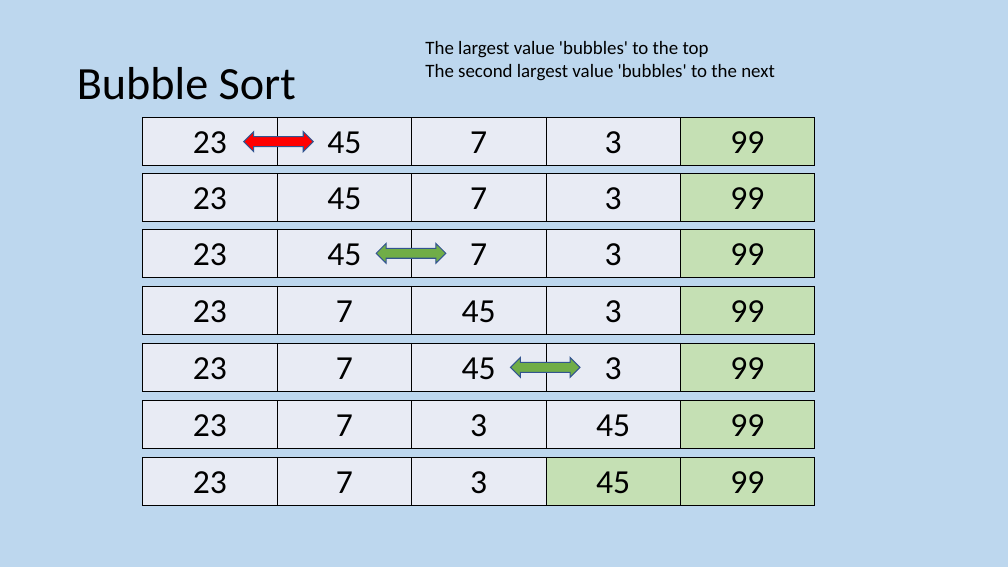
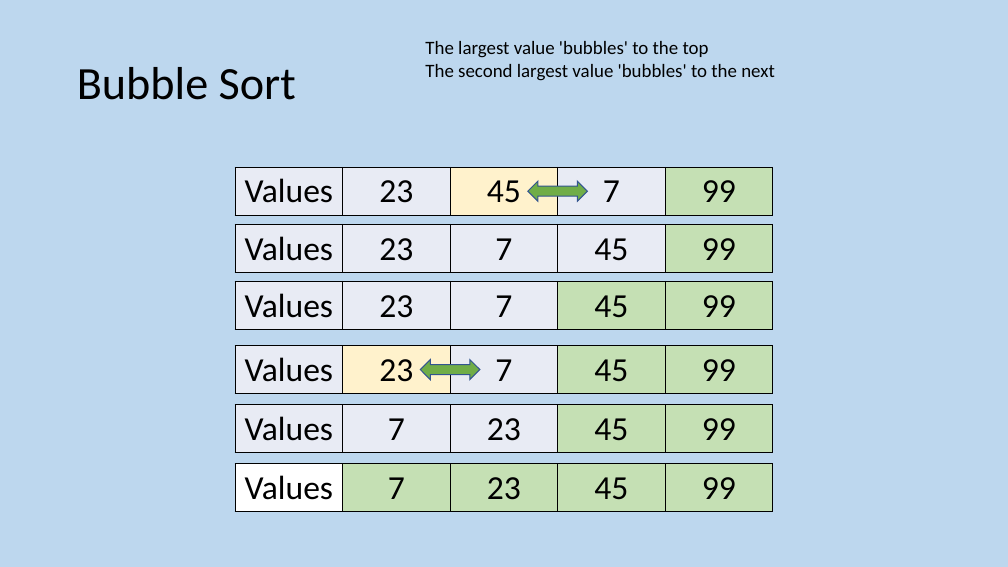
Before and after one commit to MrFriendCS/MrFriendCS.github.io, a slide deck: slide 32 of ah-cs/sdd/AH CS SDD Slides.pptx. Drawn at 1008x567 pixels with LibreOffice and Linux fonts; fonts in the diff are those of the drawing. Boxes give left, top, right and bottom in pixels: in the first picture for what was removed or moved away, otherwise in the second. Text is boxed around its words. In the diff, an @@ line names an element or a change of style, - is before the commit and + after.

```diff
--- a/ah-cs/sdd/AH CS SDD Slides.pptx
+++ b/ah-cs/sdd/AH CS SDD Slides.pptx
@@ left right arrow removed at (x1=243, y1=132, x2=313, y2=151) @@
@@ table at (x1=235, y1=167, x2=772, y2=215) @@
-row 1: 23 | 45 | 7 | 3 | 99
+row 1: Values | 23 | 45 | 7 | 99
@@ fill #E9EBF5 to #FFF2CC in row 1, column 3 @@
@@ table resized from (x1=143, y1=174, x2=816, y2=222) to (x1=235, y1=167, x2=772, y2=215) @@
@@ left right arrow resized from (x1=377, y1=243, x2=446, y2=263) to (x1=528, y1=181, x2=588, y2=201) @@
@@ table removed at (x1=143, y1=229, x2=816, y2=277), 1 rows, 5 columns @@
-23 | 45 | 7 | 3 | 99
@@ table at (x1=235, y1=225, x2=772, y2=272) @@
-row 1: 23 | 7 | 3 | 45 | 99
+row 1: Values | 23 | 7 | 45 | 99
@@ table resized from (x1=143, y1=401, x2=816, y2=448) to (x1=235, y1=225, x2=772, y2=272) @@
@@ table at (x1=235, y1=281, x2=772, y2=329) @@
-row 1: 23 | 7 | 3 | 45 | 99
+row 1: Values | 23 | 7 | 45 | 99
@@ table resized from (x1=143, y1=457, x2=816, y2=505) to (x1=235, y1=281, x2=772, y2=329) @@
@@ table at (x1=235, y1=346, x2=772, y2=393) @@
-row 1: 23 | 7 | 45 | 3 | 99
+row 1: Values | 23 | 7 | 45 | 99
@@ fill #E9EBF5 to #FFF2CC in row 1, column 2 @@
@@ fill #E9EBF5 to #C5E0B4 in row 1, column 4 @@
@@ table resized from (x1=143, y1=343, x2=816, y2=391) to (x1=235, y1=346, x2=772, y2=393) @@
@@ left right arrow resized from (x1=510, y1=358, x2=580, y2=377) to (x1=420, y1=360, x2=480, y2=380) @@
@@ table at (x1=235, y1=405, x2=772, y2=452) @@
-row 1: 23 | 7 | 45 | 3 | 99
+row 1: Values | 7 | 23 | 45 | 99
@@ fill #E9EBF5 to #C5E0B4 in row 1, column 4 @@
@@ table resized from (x1=143, y1=287, x2=816, y2=334) to (x1=235, y1=405, x2=772, y2=452) @@
@@ table at (x1=235, y1=464, x2=772, y2=511) @@
-row 1: 23 | 45 | 7 | 3 | 99
+row 1: Values | 7 | 23 | 45 | 99
@@ fill #E9EBF5 to #FFFFFF in row 1, column 1 @@
@@ fill #E9EBF5 to #C5E0B4 in 3 cells @@
@@ table resized from (x1=143, y1=118, x2=816, y2=166) to (x1=235, y1=464, x2=772, y2=511) @@
```
Also in this commit, not shown: 3 other slides changed, 1 slide removed.
